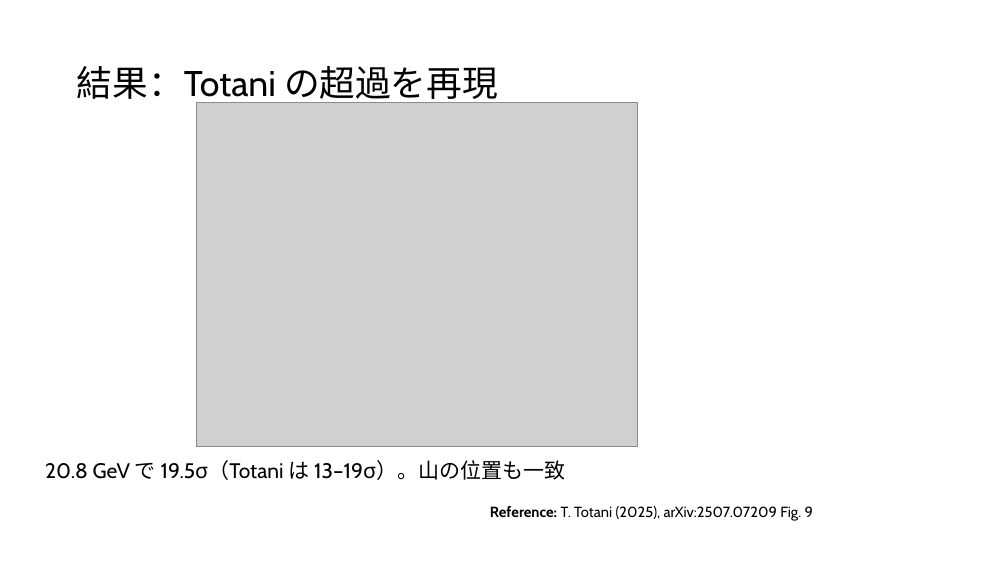
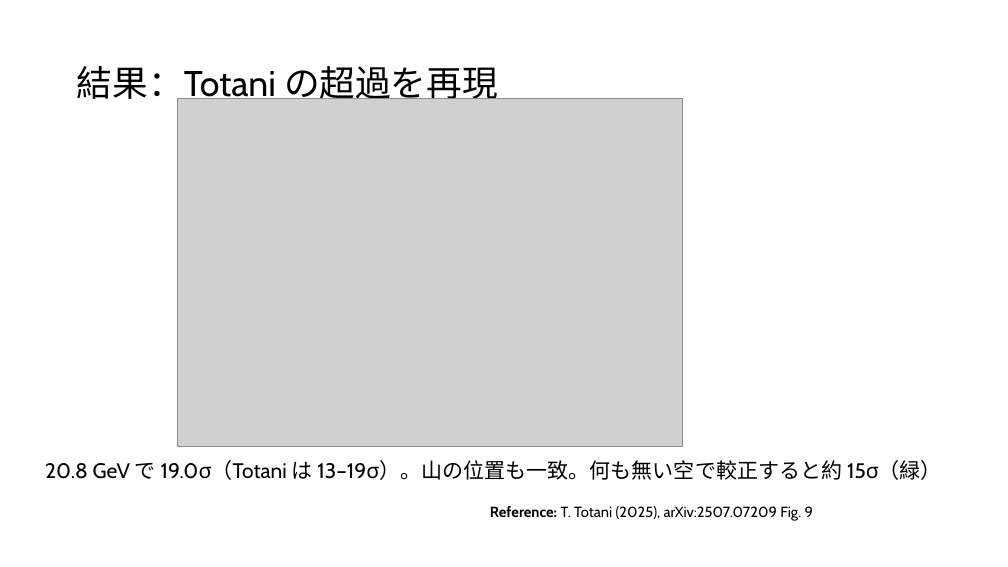
Before and after one commit to Mikann20041029/darkmatter-slides, a slide deck: slide 18 of slides/2026-10-03_研究進捗報告_claude.pptx (slide 23 before the commit). Drawn at 1008x567 pixels with LibreOffice and Linux fonts; fonts in the diff are those of the drawing; grey boxes stand for pictures. Boxes give left, top, right and bottom in pixels: in the first picture for what was removed or moved away, otherwise in the second. Text is boxed around its words. In the diff, an @@ line names an element or a change of style, - is before the commit and + after.

```diff
--- a/slides/2026-10-03_研究進捗報告_claude.pptx
+++ b/slides/2026-10-03_研究進捗報告_claude.pptx
@@ picture: place and size @@
-picture at box(197, 102, 637, 446)
+picture at box(178, 98, 683, 446)
@@ text at box(45, 460, 942, 480): text changed @@
-20.8 GeV で 19.5σ（Totani は 13–19σ）。山の位置も一致
+20.8 GeV で 19.0σ（Totani は 13–19σ）。山の位置も一致。何も無い空で較正すると約 15σ（緑）
```
Also in this commit, not shown: 9 other slides changed, 1 slide added, 6 slides removed.
